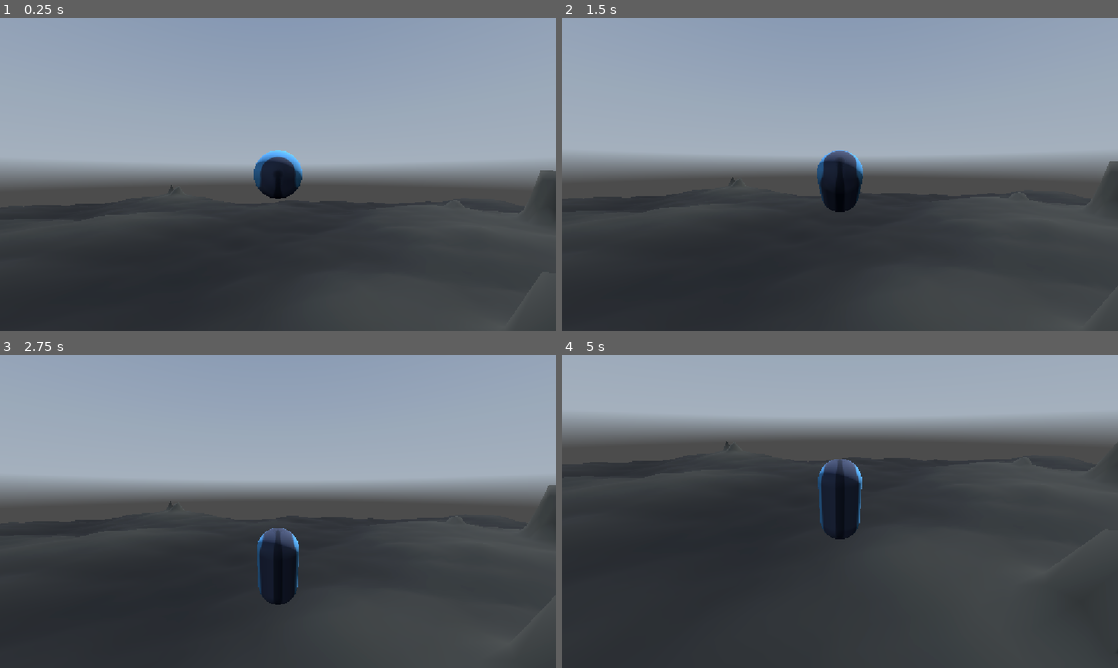
Above: before the commit, frames 1-4 (two rows, left to right).
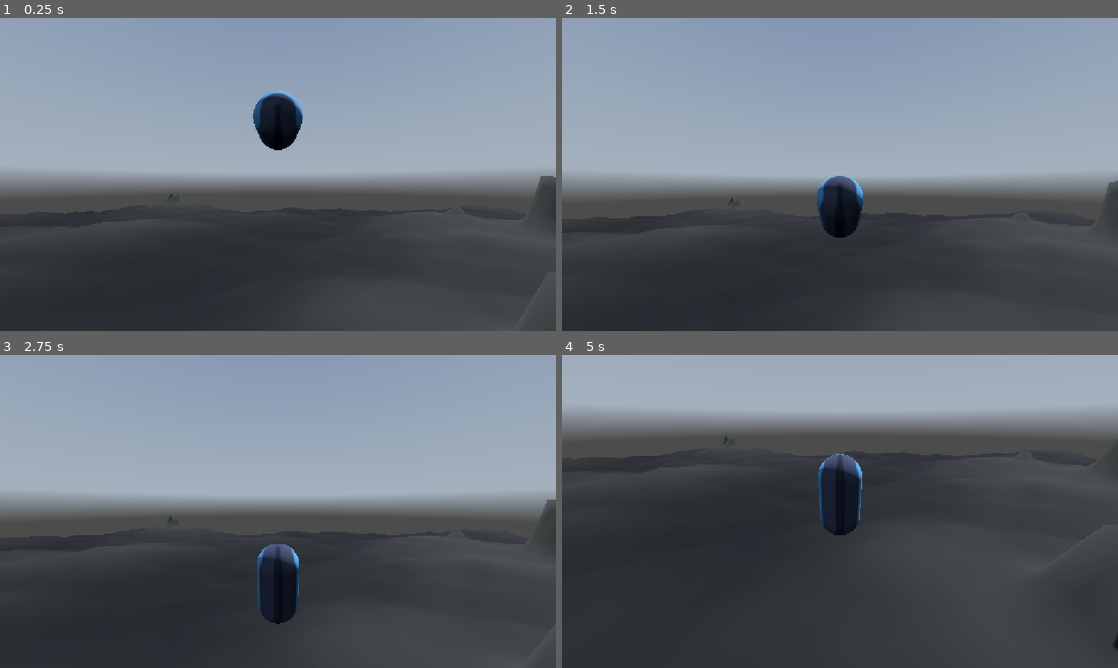
Above: after the commit, the same moments.

Repository: JanWack/untitled_underwater_game
Game: Godot game, scene res://scenes/test_map.tscn
The game is run twice, just before and just after one commit, with the same random seed, the same clock (stepped at 60 frames per second) and the same inputs. The engine's default icon, where the game draws it, is replaced by a stand-in: a white triangle on a blue panel in a dark square. A sky picture missing from this copy of the repository is replaced by a grey-blue gradient.
Inputs (mouse positions are in pixels of both pictures, inside the frame that each line leads up to):
- Up to frame 1 (0.25 s): no input
- Up to frame 2 (1.5 s): move the mouse to (867, 174) at 0.52 s; hold Right mouse button (break) 0.53-1.28 s; hold W (up) from 0.53 s (still down); move the mouse to (812, 174) at 1.27 s; click (812, 174) at 1.35 s
- Up to frame 3 (2.75 s): keep holding W (up); move the mouse to (289, 505) at 2.02 s; hold Right mouse button (break) from 2.03 s (still down)
- Up to frame 4 (5 s): keep holding W (up); move the mouse to (834, 517) at 2.77 s; release Right mouse button (break) at 2.78 s; click (834, 517) at 2.85 s; move the mouse to (878, 514) at 3.52 s; hold Right mouse button (break) 3.53-4.28 s; move the mouse to (795, 508) at 4.27 s; click (795, 508) at 4.35 s

The runs differ from the first frame. In frame 1, 9.8% of the frame differs, in the area x 0-100%, y 23-63%; in frame 2, 14%, in the area x 0-100%, y 42-71%; in frame 3, 12%; in frame 4, 3.3%.

Commit message:
fixed height in the follow cam

Diff:
--- a/untitled-underwater-game/scripts/follow_cam.gd
+++ b/untitled-underwater-game/scripts/follow_cam.gd
@@ -3,6 +3,7 @@
 @export var turn_speed: float = 60
 @export var follow_dist: float = 5
 @export var follow_speed: float = 2
+@export var hight_diff: float = 2.5
 @export var target: Submarine
 
 
@@ -14,7 +15,7 @@
 	var to_target = target.global_transform.origin - global_transform.origin
 	var dist = to_target.length()
 	var move_vec = to_target
-	#move_vec.y = 0
+	move_vec.y += hight_diff
 	to_target = to_target.normalized()
 
 	var accel = dist - follow_dist
